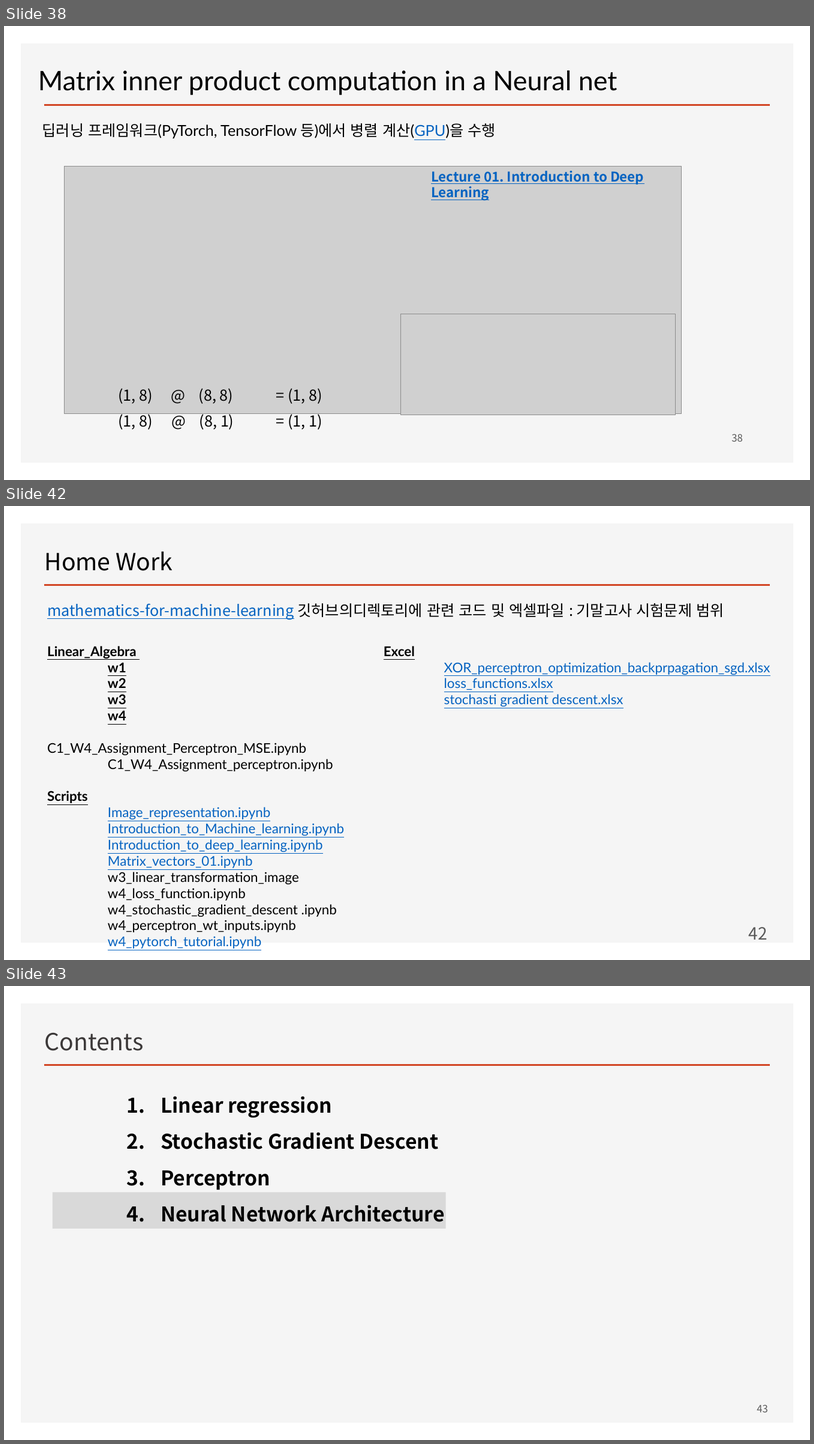
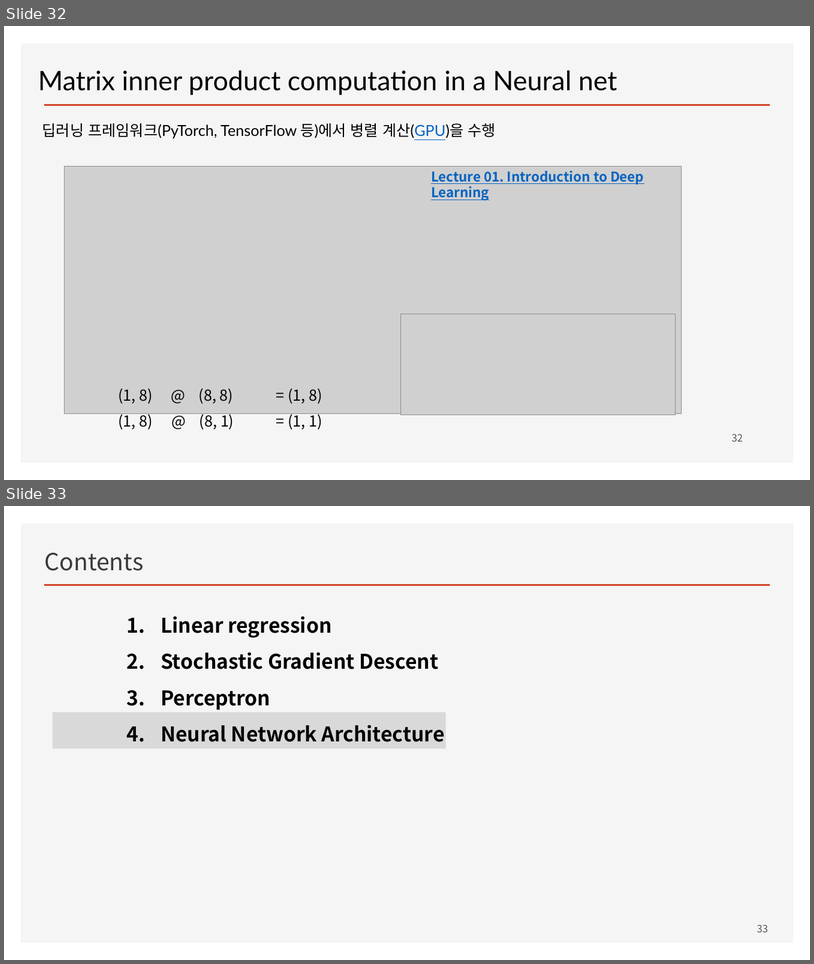
Before and after one commit to ancestor9/mathematics-for-machine-learning, a slide deck: Linear_Algebra/w4_Perceptron_Regression.pptx. Shown one above the other, each under a label of ours: slides 38, 42 and 43 before the commit, slides 32 and 33 after it; the slides between them are not shown. The pictures are 814x1444 and 814x964 pixels, drawn with LibreOffice and Linux fonts; fonts in the diff are those of the drawing; grey boxes stand for pictures; background and template pictures are left out. Boxes give left, top, right and bottom in pixels: in the first picture for what was removed or moved away, otherwise in the second. Text is boxed around its words. In the diff, an @@ line names an element or a change of style, - is before the commit and + after.

```diff
--- a/Linear_Algebra/w4_Perceptron_Regression.pptx
+++ b/Linear_Algebra/w4_Perceptron_Regression.pptx
@@ slide 42 removed at (4, 506, 810, 960), background picture (left out); not listed: 2 template elements that a slide beside it also shows @@
@@ title removed at (45, 551, 173, 571) @@
-Home Work
@@ text removed at (47, 603, 724, 620) @@
-mathematics-for-machine-learning 깃허브의디렉토리에 관련 코드 및 엑셀파일 : 기말고사 시험문제 범위
@@ text removed at (47, 646, 344, 948) @@
-Linear_Algebra
-    w1
-    w2
-    w3
-w4
-C1_W4_Assignment_Perceptron_MSE.ipynb
-C1_W4_Assignment_perceptron.ipynb
-Scripts
-    Image_representation.ipynb
-    Introduction_to_Machine_learning.ipynb
-    Introduction_to_deep_learning.ipynb
-    Matrix_vectors_01.ipynb
-    w3_linear_transformation_image
-    w4_loss_function.ipynb
-    w4_stochastic_gradient_descent .ipynb
-    w4_perceptron_wt_inputs.ipynb
-    w4_pytorch_tutorial.ipynb
@@ text removed at (384, 646, 771, 706) @@
-Excel
-    XOR_perceptron_optimization_backprpagation_sgd.xlsx
-    loss_functions.xlsx
-    stochasti gradient descent.xlsx
@@ page number removed at (749, 927, 768, 939) @@
-42
@@ what was slide 38 is now slide 32 @@
@@ page number at (732, 433, 743, 441): text changed @@
-38
+32
@@ what was slide 43 is now slide 33 @@
@@ page number at (757, 924, 768, 932): text changed @@
-43
+33
```
Also in this commit, not shown: 15 slides changed, 7 slides added, 20 other slides removed.
